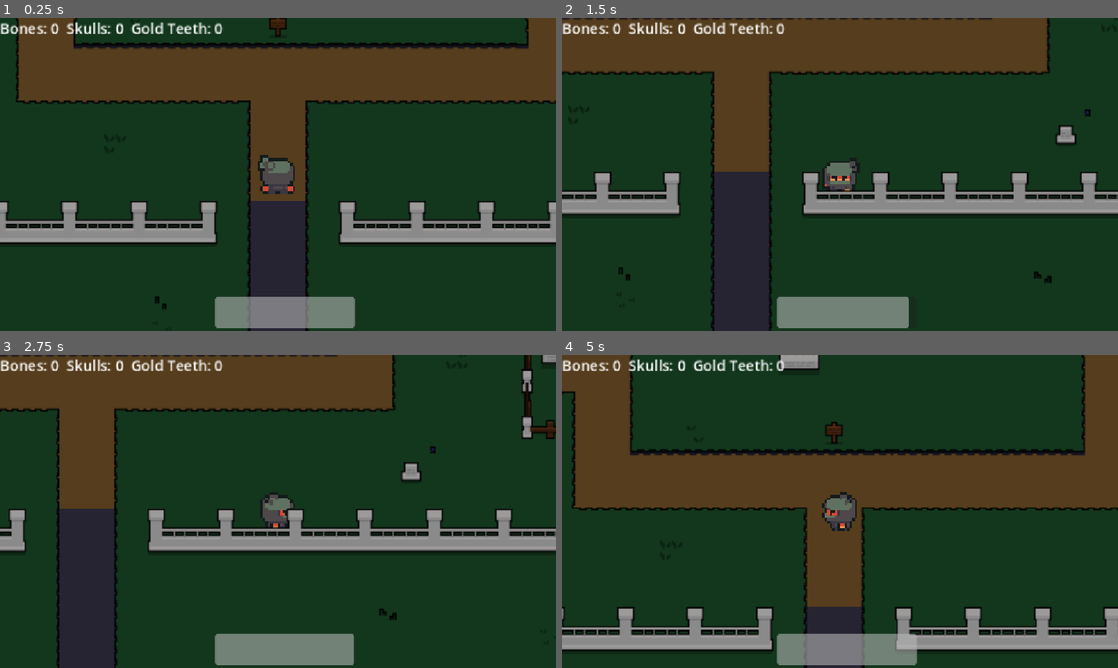
Above: before the commit, frames 1-4 (two rows, left to right).
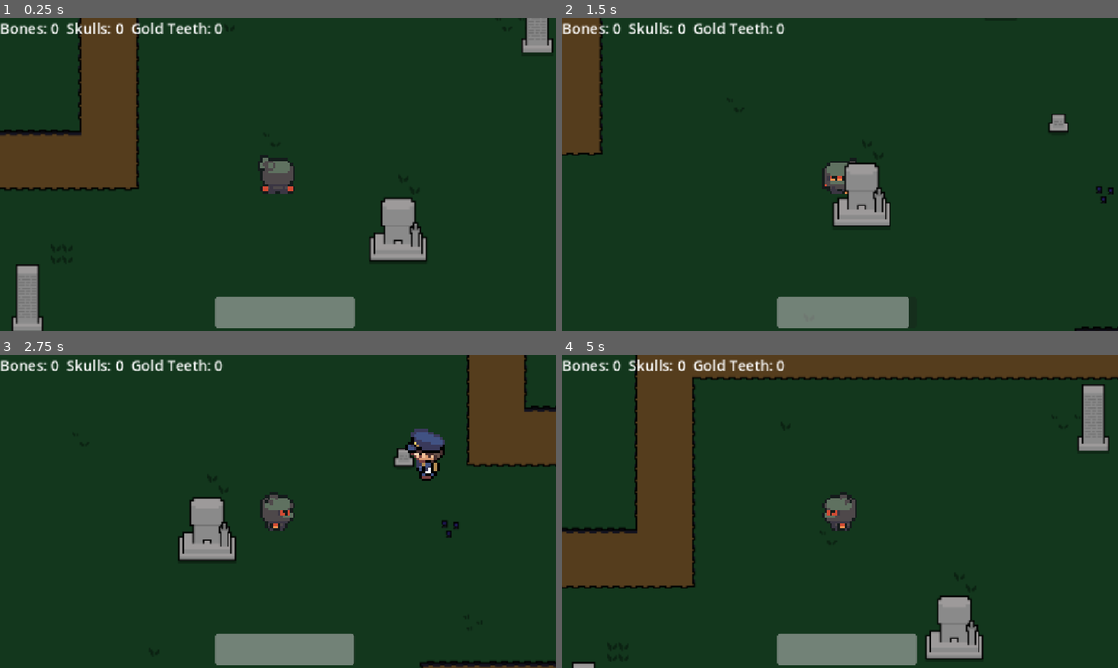
Above: after the commit, the same moments.

Repository: Astern27/Bare-Bones-Game
Game: Godot game, scene res://Levels/main.tscn
Two runs of this game, one before a commit and one after it. Both use one fixed random seed, a clock stepped at 60 frames per second and the inputs below.
Inputs:
- Up to frame 1 (0.25 s): no input
- Up to frame 2 (1.5 s): tap Enter at 0.5 s; hold Right (ui_right) 0.53-1.28 s; hold Space (Dig) 0.53-1.28 s; tap Shift (Sprint) at 0.8, 1.35 s; hold Down (ui_down) from 1.28 s (still down)
- Up to frame 3 (2.75 s): tap Space (Dig) at 1.55 s; release Down (ui_down) at 2.03 s; hold Right (ui_right) from 2.03 s (still down); hold Space (Dig) from 2.03 s (still down); tap Shift (Sprint) at 2.3 s
- Up to frame 4 (5 s): release Right (ui_right) at 2.78 s; release Space (Dig) at 2.78 s; hold Up (ui_up) 2.78-3.53 s; tap Shift (Sprint) at 2.85, 3.8, 4.35 s; tap Space (Dig) at 3.05, 4.55 s; hold Space (Dig) 3.53-4.28 s; hold Left (ui_left) from 3.53 s (still down)

The runs differ from the first frame. In frame 1, 36% of the frame differs, in the area x 0-100%, y 0-100%; in frame 2, 28%; in frame 3, 30%; in frame 4, 46%.

Commit message:
Guard AI

Diff:
--- a/Levels/main.tscn
+++ b/Levels/main.tscn
@@ -1463,10 +1463,12 @@
 metadata/_edit_group_ = true
 
 [node name="Player" parent="." unique_id=1981730263 instance=ExtResource("3_34bfm")]
-position = Vector2(8, 318)
-
-[node name="Guard" parent="." unique_id=111662285 instance=ExtResource("4_7pswh")]
+position = Vector2(-50.999977, -62.000015)
+
+[node name="Guard" parent="." unique_id=111662285 node_paths=PackedStringArray("patrol_path") instance=ExtResource("4_7pswh")]
 z_index = 1
+motion_mode = 1
+patrol_path = NodePath("../PatrolPath")
 
 [node name="Dig Sites" type="Node2D" parent="." unique_id=1307790401]
 
@@ -1533,8 +1535,8 @@
 [node name="CanvasLayer" type="CanvasLayer" parent="." unique_id=146646989]
 
 [node name="Label" type="Label" parent="CanvasLayer" unique_id=446872950]
-offset_right = 247.0
-offset_bottom = 23.0
+offset_right = 308.0
+offset_bottom = 28.0
 scale = Vector2(1.5, 1.5)
 size_flags_horizontal = 0
 size_flags_vertical = 0
@@ -1557,4 +1559,42 @@
 position = Vector2(8.5, 377)
 shape = SubResource("RectangleShape2D_o001h")
 
+[node name="PatrolPath" type="Node2D" parent="." unique_id=1471011217]
+
+[node name="P1" type="Marker2D" parent="PatrolPath" unique_id=707394774]
+position = Vector2(229, -210)
+
+[node name="P2" type="Marker2D" parent="PatrolPath" unique_id=1920672547]
+position = Vector2(230, -86)
+
+[node name="P3" type="Marker2D" parent="PatrolPath" unique_id=950494418]
+position = Vector2(405, -84)
+
+[node name="P4" type="Marker2D" parent="PatrolPath" unique_id=483081776]
+position = Vector2(407, 88)
+
+[node name="P5" type="Marker2D" parent="PatrolPath" unique_id=1286866054]
+position = Vector2(201, 91)
+
+[node name="P6" type="Marker2D" parent="PatrolPath" unique_id=857778699]
+position = Vector2(200, 246)
+
+[node name="P7" type="Marker2D" parent="PatrolPath" unique_id=1463165391]
+position = Vector2(-153, 247)
+
+[node name="P8" type="Marker2D" parent="PatrolPath" unique_id=836323476]
+position = Vector2(-155, 171)
+
+[node name="P9" type="Marker2D" parent="PatrolPath" unique_id=285493091]
+position = Vector2(-345, 168)
+
+[node name="P10" type="Marker2D" parent="PatrolPath" unique_id=814247180]
+position = Vector2(-344, -70)
+
+[node name="P11" type="Marker2D" parent="PatrolPath" unique_id=1328779326]
+position = Vector2(-170, -72)
+
+[node name="P12" type="Marker2D" parent="PatrolPath" unique_id=1087000708]
+position = Vector2(-166, -215)
+
 [connection signal="body_entered" from="Area2D" to="Player" method="_on_area_2d_body_entered"]
--- a/Prefabs/guard.tscn
+++ b/Prefabs/guard.tscn
@@ -165,21 +165,18 @@
 script = ExtResource("1_avean")
 
 [node name="CollisionShape2D" type="CollisionShape2D" parent="." unique_id=1537900154]
-position = Vector2(229, -210)
 shape = SubResource("RectangleShape2D_rffmb")
 
 [node name="AnimatedSprite2D" type="AnimatedSprite2D" parent="." unique_id=390865934]
 texture_filter = 1
-position = Vector2(229, -210)
 scale = Vector2(1, 0.8958333)
 sprite_frames = SubResource("SpriteFrames_rffmb")
-animation = &"walk_down"
+animation = &"idle_down"
 
 [node name="RayCast2D" type="RayCast2D" parent="." unique_id=1141905788]
-position = Vector2(229, -210)
 target_position = Vector2(-1, 62)
 
 [node name="VisionCone" type="Area2D" parent="." unique_id=915222864]
 
 [node name="CollisionPolygon2D" type="CollisionPolygon2D" parent="VisionCone" unique_id=1733524107]
-polygon = PackedVector2Array(229, -210, 135, -72, 328, -72)
+polygon = PackedVector2Array(69, 120, 0, 0, -65, 120)
--- a/Prefabs/player.tscn
+++ b/Prefabs/player.tscn
@@ -179,6 +179,7 @@
 [node name="Player" type="CharacterBody2D" unique_id=1981730263]
 z_index = 1
 scale = Vector2(0.1, 0.1)
+motion_mode = 1
 script = ExtResource("1_5wxv7")
 
 [node name="CollisionShape2D" type="CollisionShape2D" parent="." unique_id=2070702545]
--- a/Scripts/dig.gd
+++ b/Scripts/dig.gd
@@ -18,7 +18,7 @@
 				$ProgressBar.visible = true
 				$ProgressBar.value -= .5 * shovel
 				get_node("../../CanvasLayer/Stamina").value -= 1
-				player.get_node("Noise/CollisionShape2D").shape.radius = 2000 * silent
+				player.get_node("Noise/CollisionShape2D").shape.radius = 1500 * silent
 				if $ProgressBar.value == 0:
 					$Sprite2D.visible = true
 					$ProgressBar.visible = false
--- a/Scripts/guard.gd
+++ b/Scripts/guard.gd
@@ -2,12 +2,16 @@
 
 # Guard states: PATROL -> LOOK_AROUND -> CHASE
 enum State { PATROL, LOOK_AROUND, CHASE }
-var current_state = "Patrol"
+var current_state = State.PATROL
+var debug_timer: float = 0.0
 
 @export var patrol_points : Array[Vector2] = []
 
 @export var movement_speed : float = 50.0
 @export var chase_speed : float = 120.0
+
+# Drag a Node2D here whose children are Marker2D nodes placed along the path
+@export var patrol_path: Node2D
 
 # How close the guard must be to grab the player
 @export var catch_distance : float = 16.0
@@ -32,23 +36,43 @@
 func _ready() -> void:
 	sprite.play("idle_down")
 	player_ref = find_player()
+
+	# Build the patrol route from the marker positions
+	if patrol_path:
+		patrol_points.clear()
+		for child in patrol_path.get_children():
+			if child is Marker2D:
+				patrol_points.append(child.global_position)
+
+	# Start on the first marker and head for the second
+	if not patrol_points.is_empty():
+		global_position = patrol_points[0]
+		target_point_index = 1 % patrol_points.size()
+
 	if debug:
 		print("[Guard] player_ref = ", player_ref)
-
-
-func _process(delta: float) -> void:
+		print("[Guard] patrol points: ", patrol_points)
+
+
+func _physics_process(delta: float) -> void:
+	if debug:
+		debug_timer -= delta
+		if debug_timer <= 0.0:
+			debug_timer = 1.0
+			var tgt = patrol_points[target_point_index] if not patrol_points.is_empty() else Vector2.ZERO
+			print("[Guard] ", State.keys()[current_state], " pos=", global_position.round(), " target=", tgt)
 	# Retry finding the player if it wasn't ready yet
 	if not player_ref:
 		player_ref = find_player()
 
 	match current_state:
-		"Patrol":
+		State.PATROL:
 			check_for_player_detection()
 			handle_patrol(delta)
-		"Look Around":
+		State.LOOK_AROUND:
 			check_for_player_detection()
 			handle_look_around(delta)
-		"Chase":
+		State.CHASE:
 			handle_chase(delta)
 
 	move_and_slide()
@@ -76,7 +100,6 @@
 func noise_is_in_sight() -> bool:
 	for area in vision_cone.get_overlapping_areas():
 		if area.name == "Noise":
-			print("AAAAAAAAA")
 			return true
 	return false
 
@@ -101,7 +124,7 @@
 	return not raycast.is_colliding() or raycast.get_collider() == player_ref
 
 func start_chase() -> void:
-	current_state = "Chase"
+	current_state = State.CHASE
 	lose_sight_timer = lose_sight_time
 
 # --- STATES ---
@@ -113,6 +136,7 @@
 
 	var target = patrol_points[target_point_index]
 	var direction = (target - global_position).normalized()
+	print(global_position)
 
 	velocity = direction * movement_speed
 	update_direction_string(direction)
@@ -120,7 +144,7 @@
 
 	if global_position.distance_to(target) < 5.0:
 		velocity = Vector2.ZERO
-		current_state = "Look Around"
+		current_state = State.LOOK_AROUND
 		look_timer = 2.0
 		look_base_rotation = vision_cone.rotation
 
@@ -130,14 +154,16 @@
 	if look_timer <= 0.0:
 		if not patrol_points.is_empty():
 			target_point_index = (target_point_index + 1) % patrol_points.size()
-		current_state = "Patrol"
+			if debug:
+				print("[Guard] heading to P", target_point_index + 1, " at ", patrol_points[target_point_index])
+		current_state = State.PATROL
 	else:
 		# Sweep around the original facing instead of drifting away from it
 		vision_cone.rotation = look_base_rotation + sin(Time.get_ticks_msec() * 0.005) * 0.6
 
 func handle_chase(delta: float) -> void:
 	if not player_ref:
-		current_state = "Patrol"
+		current_state = State.PATROL
 		return
 
 	var dist = global_position.distance_to(player_ref.global_position)
@@ -155,7 +181,7 @@
 	if lose_sight_timer <= 0.0:
 		# Lost them: stop and look around before returning to patrol
 		velocity = Vector2.ZERO
-		current_state = "Look Around"
+		current_state = State.LOOK_AROUND
 		look_timer = 2.0
 		look_base_rotation = vision_cone.rotation
 		return
--- a/Scripts/player.gd
+++ b/Scripts/player.gd
@@ -28,11 +28,11 @@
 	if direction != Vector2.ZERO:
 		if Input.is_action_pressed("Sprint") and stamina.value > 0:
 			velocity = direction * 200 * running
-			$Noise/CollisionShape2D.shape.radius = 2000 * boots
+			$Noise/CollisionShape2D.shape.radius = 1500 * boots
 			stamina.value -= 1.7;
 		else:
 			velocity = direction * 80 * running
-			$Noise/CollisionShape2D.shape.radius = 1000 * boots
+			$Noise/CollisionShape2D.shape.radius = 750 * boots
 			if stamina.value > 1:
 				stamina.value += .3 * recharge
 
